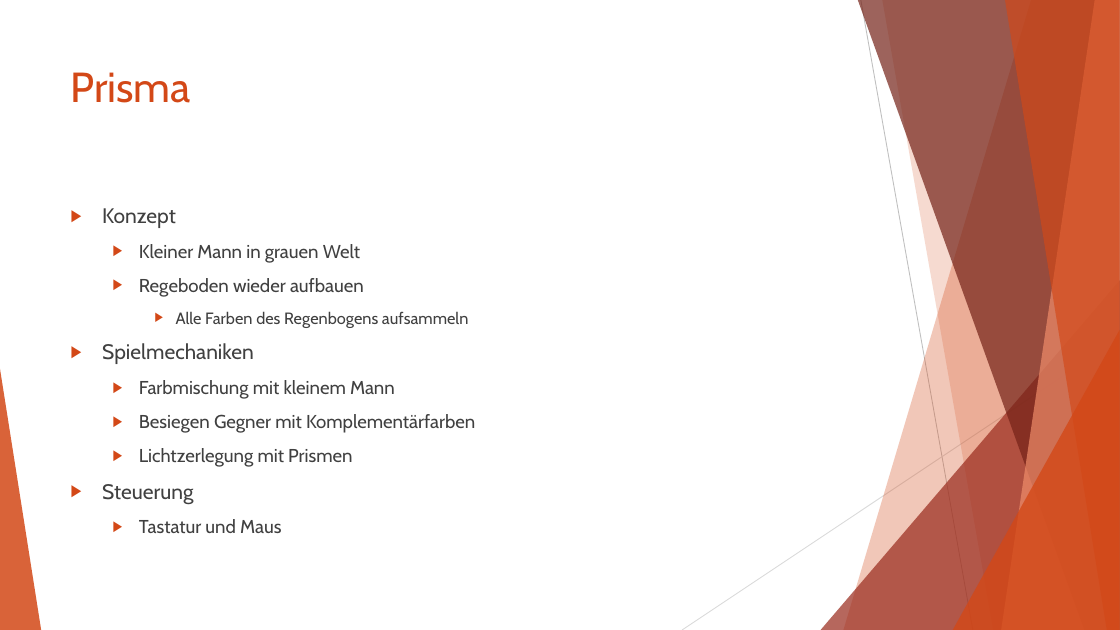
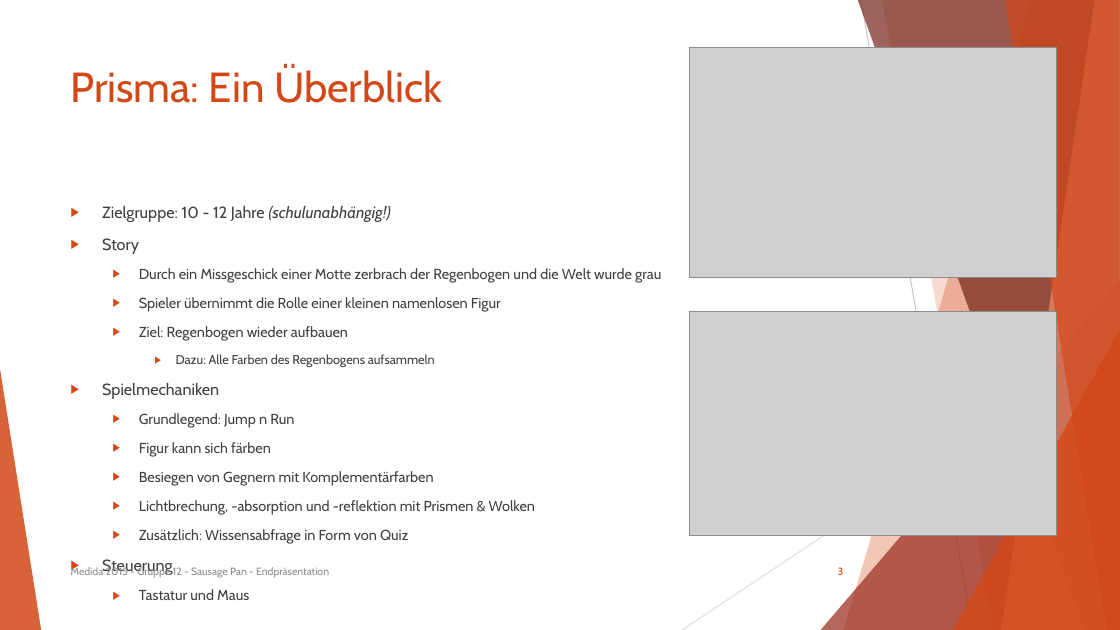
Before and after one commit to gembutterfly/sausagepan, a slide deck: slide 3 of Präsentation/Sausage Pan.pptx (slide 2 before the commit). Drawn at 1120x630 pixels with LibreOffice and Linux fonts; fonts in the diff are those of the drawing; grey boxes stand for pictures. Boxes give left, top, right and bottom in pixels: in the first picture for what was removed or moved away, otherwise in the second. Text is boxed around its words. In the diff, an @@ line names an element or a change of style, - is before the commit and + after.

```diff
--- a/Präsentation/Sausage Pan.pptx
+++ b/Präsentation/Sausage Pan.pptx
@@ picture added at [690,48,1057,278] @@
@@ title at [71,67,442,103]: text changed @@
-Prisma
+Prisma: Ein Überblick
@@ text at [102,206,661,367]: text changed; size 16 to 12.4 pt @@
-▶ Konzept
-  ▶ Kleiner Mann in grauen Welt
-  ▶ Regeboden wieder aufbauen
-    ▶ Alle Farben des Regenbogens aufsammeln
+▶ Zielgruppe: 10 - 12 Jahre (schulunabhängig!)
+▶ Story
+  ▶ Durch ein Missgeschick einer Motte zerbrach der Regenbogen und die Welt wurde grau
+  ▶ Spieler übernimmt die Rolle einer kleinen namenlosen Figur
+  ▶ Ziel: Regenbogen wieder aufbauen
+    ▶ Dazu: Alle Farben des Regenbogens aufsammeln
@@ picture added at [690,311,1057,536] @@
@@ text at [102,383,219,399]: size 18 to 13.9 pt in "Spielmechaniken", "Steuerung"; size 16 to 12.4 pt in "Tastatur und Maus" @@
@@ text at [139,413,535,544]: text changed; size 16 to 12.4 pt @@
-  ▶ Farbmischung mit kleinem Mann
-  ▶ Besiegen Gegner mit Komplementärfarben
-  ▶ Lichtzerlegung mit Prismen
+  ▶ Grundlegend: Jump n Run
+  ▶ Figur kann sich färben
+  ▶ Besiegen von Gegnern mit Komplementärfarben
+  ▶ Lichtbrechung, -absorption und -reflektion mit Prismen & Wolken
+  ▶ Zusätzlich: Wissensabfrage in Form von Quiz
@@ text added at [71,567,329,578], 9 pt, text #8C8C8C @@
+Medida 2015 - Gruppe 12 - Sausage Pan - Endpräsentation
@@ page number added at [838,567,844,575], 9 pt, text #D34817 @@
+3
```
Also in this commit, not shown: 3 other slides changed, 6 slides added, 4 slides removed, 1 other file.
